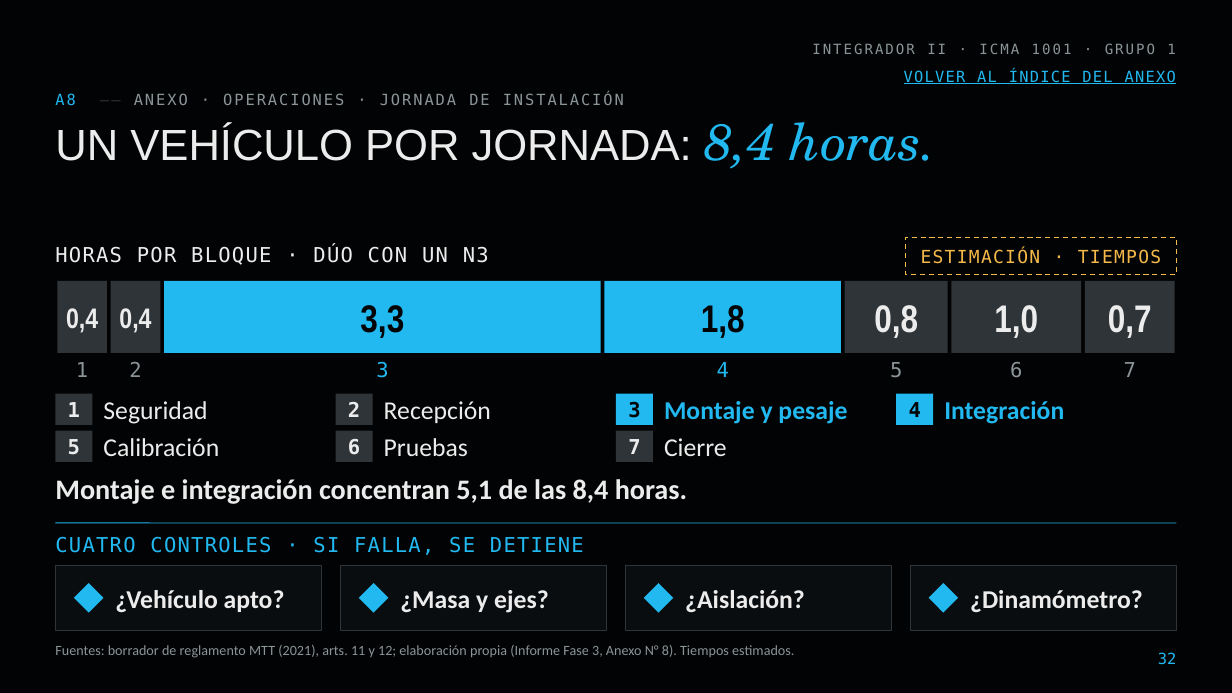
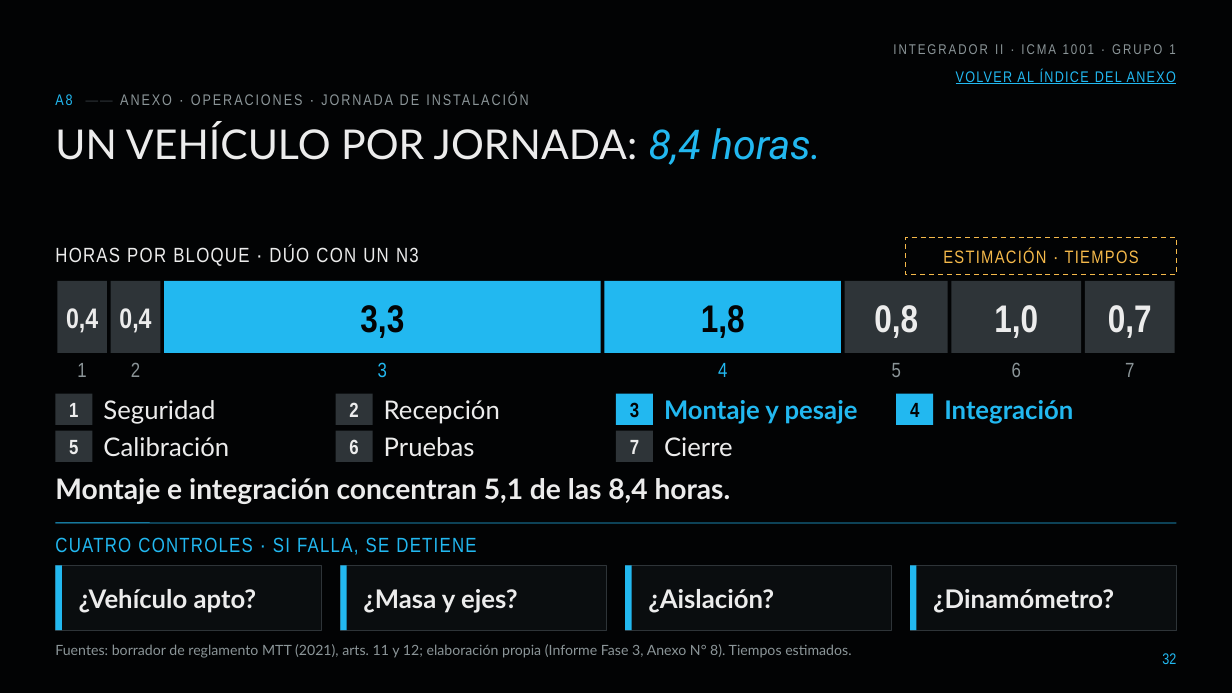
Before and after one commit to diegoaam0109-ux/lumine, a slide deck: slide 32 of fase-3/Grupo_01_LumineMotors_Fase3.pptx. Drawn at 1232x693 pixels with LibreOffice and Linux fonts; fonts in the diff are those of the drawing; background and template pictures are left out. Boxes give left, top, right and bottom in pixels: in the first picture for what was removed or moved away, otherwise in the second. Text is boxed around its words. In the diff, an @@ line names an element or a change of style, - is before the commit and + after.

```diff
--- a/fase-3/Grupo_01_LumineMotors_Fase3.pptx
+++ b/fase-3/Grupo_01_LumineMotors_Fase3.pptx
@@ font DejaVu Sans Mono to Arial Narrow in 14 elements at [956, 70, 1176, 84], [55, 85, 1177, 113], [55, 246, 419, 266], [943, 249, 1139, 263], [77, 363, 86, 377], [131, 362, 140, 377], [378, 362, 387, 378], [718, 363, 727, 377], [69, 403, 78, 417], [349, 402, 358, 417], [630, 402, 639, 418], [55, 537, 476, 555], [1162, 653, 1176, 664], [893, 44, 1175, 54] @@
@@ title "UN VEHÍCULO POR JORNADA: 8,4 ..." at [55, 123, 821, 165]: size 34 to 32 pt, font Arial to Lato in "UN VEHÍCULO POR JORNADA:"; size 40 to 32 pt, font TeX Gyre Schola to Roboto in "8,4 horas." @@
@@ rectangle: place and size @@
-rectangle at [74, 583, 104, 613]
+rectangle at [55, 566, 62, 630]
@@ text "¿Vehículo apto?": place and size @@
-text "¿Vehículo apto?" at [115, 590, 285, 613]
+text "¿Vehículo apto?" at [79, 589, 257, 613]
@@ diamond to rectangle in 4 elements at [55, 566, 62, 630], [626, 566, 632, 630], [910, 566, 917, 630], [340, 566, 347, 630] @@
@@ rectangle: place and size @@
-rectangle at [359, 583, 388, 613]
+rectangle at [340, 566, 347, 630]
@@ text "¿Masa y ejes?": place and size @@
-text "¿Masa y ejes?" at [400, 590, 549, 613]
+text "¿Masa y ejes?" at [363, 589, 518, 613]
@@ rectangle: place and size @@
-rectangle at [644, 583, 674, 613]
+rectangle at [626, 566, 632, 630]
@@ text "¿Aislación?": place and size @@
-text "¿Aislación?" at [685, 590, 805, 612]
+text "¿Aislación?" at [648, 589, 774, 613]
@@ rectangle: place and size @@
-rectangle at [929, 583, 958, 613]
+rectangle at [910, 566, 917, 630]
@@ font Calibri to Lato in 13 elements at [55, 644, 851, 658], [103, 400, 215, 424], [384, 400, 500, 424], [664, 400, 858, 424], [944, 400, 1073, 424], [103, 437, 229, 456], [384, 437, 475, 457], [664, 437, 733, 456], [55, 478, 731, 504], [79, 589, 257, 613], [363, 589, 518, 613], [648, 589, 774, 613], [933, 589, 1114, 613] @@
@@ text "¿Dinamómetro?": place and size @@
-text "¿Dinamómetro?" at [970, 590, 1143, 612]
+text "¿Dinamómetro?" at [933, 589, 1114, 613]
```
Also in this commit, not shown: 34 other slides changed, 23 other files.
